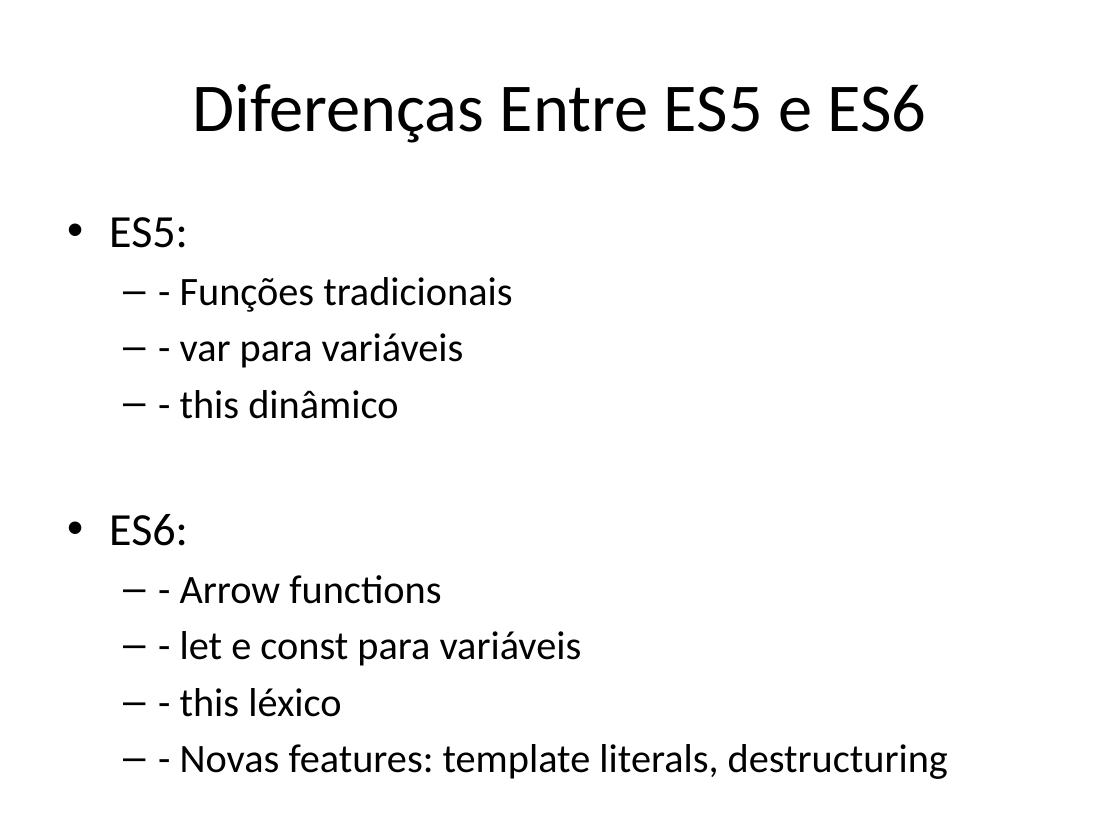
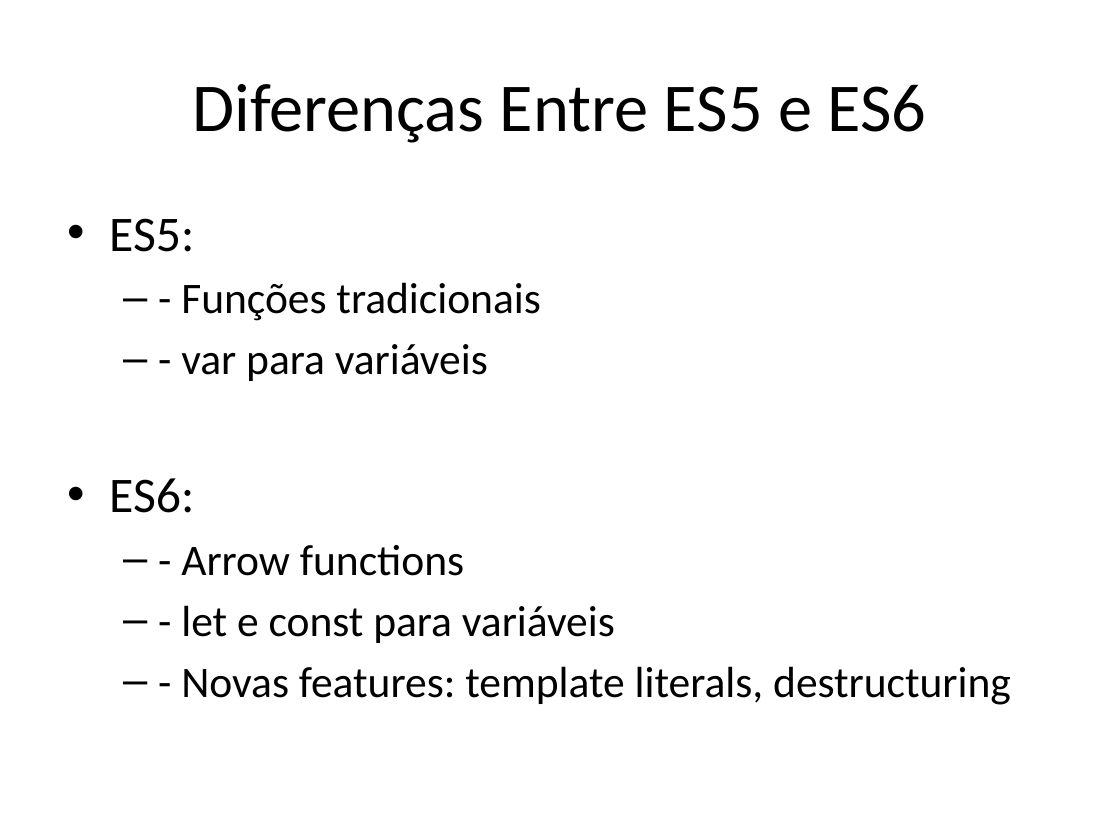
Before and after one commit to dfpires/progcomp2-2024b, a slide deck: slide 8 of ES5e6.pptx (slide 10 before the commit). Drawn at 1120x840 pixels with LibreOffice and Linux fonts; fonts in the diff are those of the drawing. Boxes give left, top, right and bottom in pixels: in the first picture for what was removed or moved away, otherwise in the second. Text is boxed around its words. In the diff, an @@ line names an element or a change of style, - is before the commit and + after.

```diff
--- a/ES5e6.pptx
+++ b/ES5e6.pptx
@@ text "ES5:" at (109, 218, 1011, 705): size 29.6 to 32 pt in "ES5:", "ES6:"; size 25.9 to 28 pt @@
@@ text at (180, 390, 398, 419): paragraph removed @@
-  – - this dinâmico
@@ text at (180, 688, 341, 717): paragraph removed @@
-  – - this léxico
```
Also in this commit, not shown: 2 other slides changed, 1 slide added, 1 slide removed.
